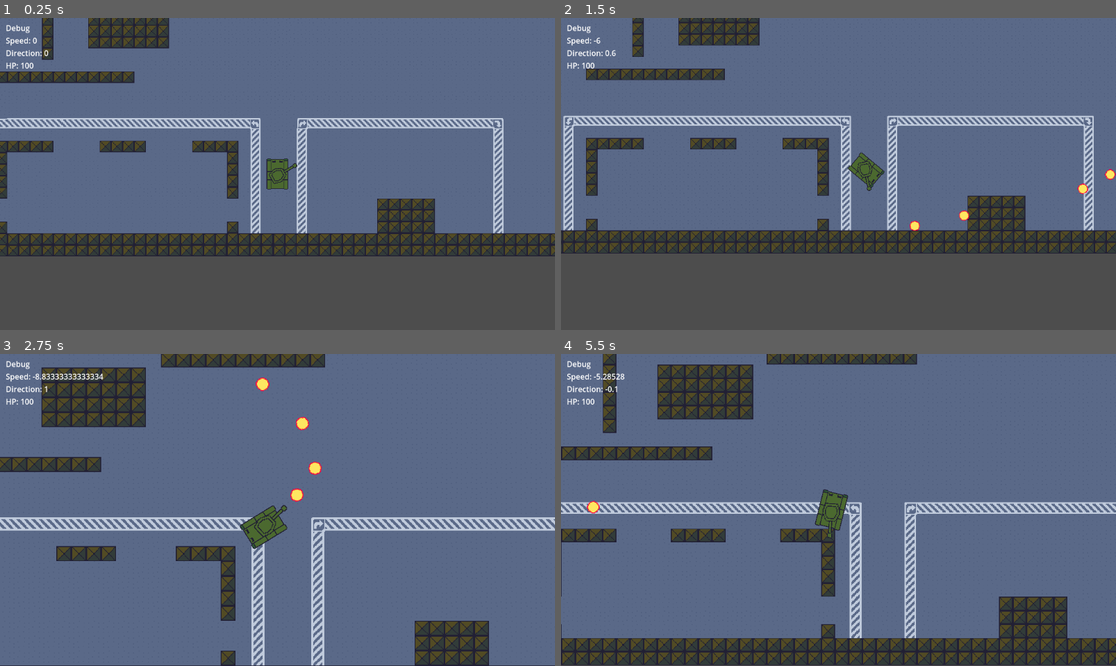
Above: before the commit, frames 1-4 (two rows, left to right).
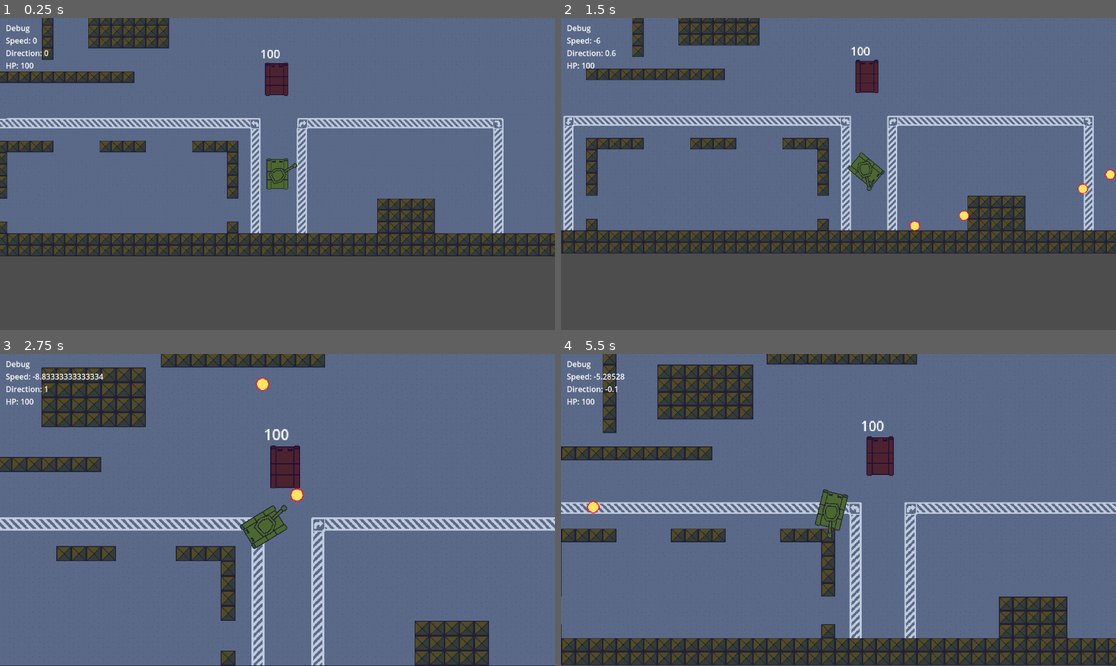
Above: after the commit, the same moments.

Repository: jamesfoxbr/Tanks
Game: Godot game, scene res://Scenes/main.tscn
Two runs of this game, one before a commit and one after it. Both use one fixed random seed, a clock stepped at 60 frames per second and the inputs below.
Inputs (mouse positions are in pixels of both pictures, inside the frame that each line leads up to):
- Up to frame 1 (0.25 s): no input
- Up to frame 2 (1.5 s): move the mouse to (960, 158) at 0.52 s; press the mouse at (960, 158) at 0.53 s; hold Right (ui_right) 0.53-1.28 s; move the mouse to (727, 189) at 1.27 s; release the mouse at (727, 189) at 1.28 s; hold Down (ui_down) from 1.28 s (still down); click (727, 189) at 1.35 s
- Up to frame 3 (2.75 s): move the mouse to (333, 441) at 2.02 s; release Down (ui_down) at 2.03 s; press the mouse at (333, 441) at 2.03 s; hold Right (ui_right) from 2.03 s (still down); tap Mouse wheel down (zoom_in) at 2.1 s
- Up to frame 4 (5.5 s): move the mouse to (810, 572) at 2.77 s; release Right (ui_right) at 2.78 s; release the mouse at (810, 572) at 2.78 s; hold Up (ui_up) 2.78-3.53 s; tap Mouse wheel up (zoom_out) at 2.85 s; click (810, 572) at 3.05 s; move the mouse to (1005, 556) at 3.52 s; press the mouse at (1005, 556) at 3.53 s; hold Left (ui_left) 3.53-5.03 s; move the mouse to (672, 463) at 4.27 s; release the mouse at (672, 463) at 4.28 s; click (672, 463) at 4.35 s; move the mouse to (866, 510) at 5.02 s; press the mouse at (866, 510) at 5.03 s; hold Down (ui_down) from 5.03 s (still down); tap Mouse wheel down (zoom_in) at 5.1 s

The runs differ from the first frame. In frame 1, 0.5% of the frame differs, in the area x 47-52%, y 10-25%; in frame 2, 0.5%; in frame 3, 1.0%, in the area x 47-58%, y 20-43%; in frame 4, 0.7%.

Commit message:
prototyping enemies

Diff:
--- /dev/null
+++ b/Scenes/enemy_tank.tscn
@@ -0,0 +1,27 @@
+[gd_scene load_steps=5 format=3 uid="uid://c8q3jcvspv67a"]
+
+[ext_resource type="Script" path="res://Scripts/enemy_tank.gd" id="1_u6snj"]
+[ext_resource type="Texture2D" uid="uid://ch3mnrpcui6t5" path="res://Sprites/tank.png" id="1_wm33w"]
+[ext_resource type="Script" path="res://Scripts/HPText.gd" id="3_375jr"]
+
+[sub_resource type="RectangleShape2D" id="RectangleShape2D_tgo6r"]
+size = Vector2(30, 42)
+
+[node name="EnemyTank" type="CharacterBody2D" groups=["mobs"]]
+script = ExtResource("1_u6snj")
+
+[node name="CollisionShape2D" type="CollisionShape2D" parent="."]
+shape = SubResource("RectangleShape2D_tgo6r")
+
+[node name="EnemyTankSprite" type="Sprite2D" parent="."]
+modulate = Color(1, 0.337255, 1, 1)
+texture = ExtResource("1_wm33w")
+
+[node name="HPText" type="Label" parent="."]
+offset_left = -23.0
+offset_top = -47.0
+offset_right = 25.0
+offset_bottom = -21.0
+pivot_offset = Vector2(23, 47)
+text = "HP"
+script = ExtResource("3_375jr")
--- a/Scenes/main.tscn
+++ b/Scenes/main.tscn
@@ -1,8 +1,9 @@
-[gd_scene load_steps=6 format=3 uid="uid://dn308avku4bti"]
+[gd_scene load_steps=7 format=3 uid="uid://dn308avku4bti"]
 
 [ext_resource type="PackedScene" uid="uid://c12kmqkvm8382" path="res://Scenes/tank.tscn" id="1_j682i"]
 [ext_resource type="Script" path="res://Scripts/main.gd" id="1_rxesk"]
 [ext_resource type="Texture2D" uid="uid://32hj4qplek8a" path="res://Sprites/tank_game_tileset.png" id="2_s5k17"]
+[ext_resource type="PackedScene" uid="uid://c8q3jcvspv67a" path="res://Scenes/enemy_tank.tscn" id="4_qg2ew"]
 
 [sub_resource type="TileSetAtlasSource" id="TileSetAtlasSource_xhmgq"]
 texture = ExtResource("2_s5k17")
@@ -79,3 +80,6 @@
 
 [node name="Tank" parent="." instance=ExtResource("1_j682i")]
 position = Vector2(630, 558)
+
+[node name="EnemyTank" parent="." instance=ExtResource("4_qg2ew")]
+position = Vector2(629, 427)
--- /dev/null
+++ b/Scripts/HPText.gd
@@ -0,0 +1,12 @@
+extends Label
+
+
+
+# Called when the node enters the scene tree for the first time.
+func _ready():
+	pass # Replace with function body.
+
+
+# Called every frame. 'delta' is the elapsed time since the previous frame.
+func _process(delta):
+	pass
--- a/Scripts/TurretSprite.gd
+++ b/Scripts/TurretSprite.gd
@@ -1,5 +1,4 @@
 extends Sprite2D
-
 
 func _physics_process(delta):
 	var m = get_global_mouse_position()
--- a/Scripts/bullet.gd
+++ b/Scripts/bullet.gd
@@ -12,10 +12,10 @@
 #	if not get_node("OnScreen").is_on_screen():
 #		queue_free()
 
-func _on_Bullet_body_entered(body):
-	if body.is_in_group("mobs"):
-		body.queue_free()
-	queue_free()
+#func _on_Bullet_body_entered(body):
+#	if body.is_in_group("mobs"):
+#		body.queue_free()
+#	queue_free()
 
 
 func _on_body_entered(body):
--- /dev/null
+++ b/Scripts/enemy_tank.gd
@@ -0,0 +1,115 @@
+extends CharacterBody2D
+
+var HP = 100
+
+@onready var Bullet = preload("res://Scenes/bullet.tscn")
+@onready var HPText = $HPText
+
+var speed = 0
+@export var max_speed = 40
+
+var angular_speed = PI
+
+@export var acceleration = 30
+@export var deceleration = 20
+
+@export var max_handling: float = 1
+
+var direction = 0
+
+var shot_time: float = 10
+var rate_of_fire: float = 15
+
+func _process(delta):
+#	movement(delta)
+	decelerate(delta)
+	collision()
+	speed_limits()
+#	move_and_slide()
+
+	# Displays HP above the tank
+	HPText.text = str(HP)
+	HPText.rotation = -rotation
+
+
+
+#	if Input.is_action_pressed("shoot") and shot_time >= 1:
+#		shoot(delta)
+#		shot_time = 0
+#	if shot_time < 1:
+#		shot_time += rate_of_fire * delta
+
+
+#func shoot(delta):
+#	var b = Bullet.instantiate()
+#	owner.add_child(b)
+#
+#	b.transform = $TurretSprite/Muzzle.global_transform
+#	b.position += transform.y * randf_range(-300,300) * delta
+
+
+func movement(delta):
+	var handling: float = 2.5
+	if Input.is_action_pressed("ui_left"):
+		direction -= handling * delta
+	if Input.is_action_pressed("ui_right"):
+		direction += handling * delta
+
+	direction = clamp(direction, -1 , 1)
+
+	rotation += angular_speed * direction * delta
+	handling_stabilization(delta)
+
+	if Input.is_action_pressed("ui_up"):
+		speed += acceleration * delta
+	if Input.is_action_pressed("ui_down"):
+		speed -= acceleration * delta
+
+	velocity = Vector2.UP.rotated(rotation) * speed
+	position += velocity * delta
+
+
+
+# Make the tank react better when colliding against something.
+func collision():
+	if move_and_slide():
+		speed *= 0.8
+		angular_speed = PI / 2
+		HP -= floor(abs(speed / 20))
+
+	if !move_and_slide():
+		angular_speed = PI
+
+	tank_die()
+
+func tank_die():
+	if HP <= 0:
+		queue_free()
+
+# decelerate the tank speed not accelerating front or to rear
+func decelerate(delta):
+	if not Input.is_action_pressed("ui_up") and not Input.is_action_pressed("ui_down"):
+		if speed > 0:
+			speed -= deceleration * delta
+		if speed < 0:
+			speed += deceleration * delta
+		if speed <= 0.9 and speed >= 0:
+			speed = 0
+
+
+# make the tank handling looks more natural e take some time to recover after stop handling
+func handling_stabilization(delta):
+	var handling_stabilize = 2
+	if not Input.is_action_pressed("ui_left") and not Input.is_action_pressed("ui_right"):
+		if direction > 0:
+			direction -= handling_stabilize * delta
+		if direction < 0:
+			direction += handling_stabilize * delta
+		if direction > -0.0099 and direction < 0.0099:
+			direction = 0
+
+
+# determines the maximum tank speed limit.
+func speed_limits():
+	if speed > max_speed:
+		speed = max_speed
